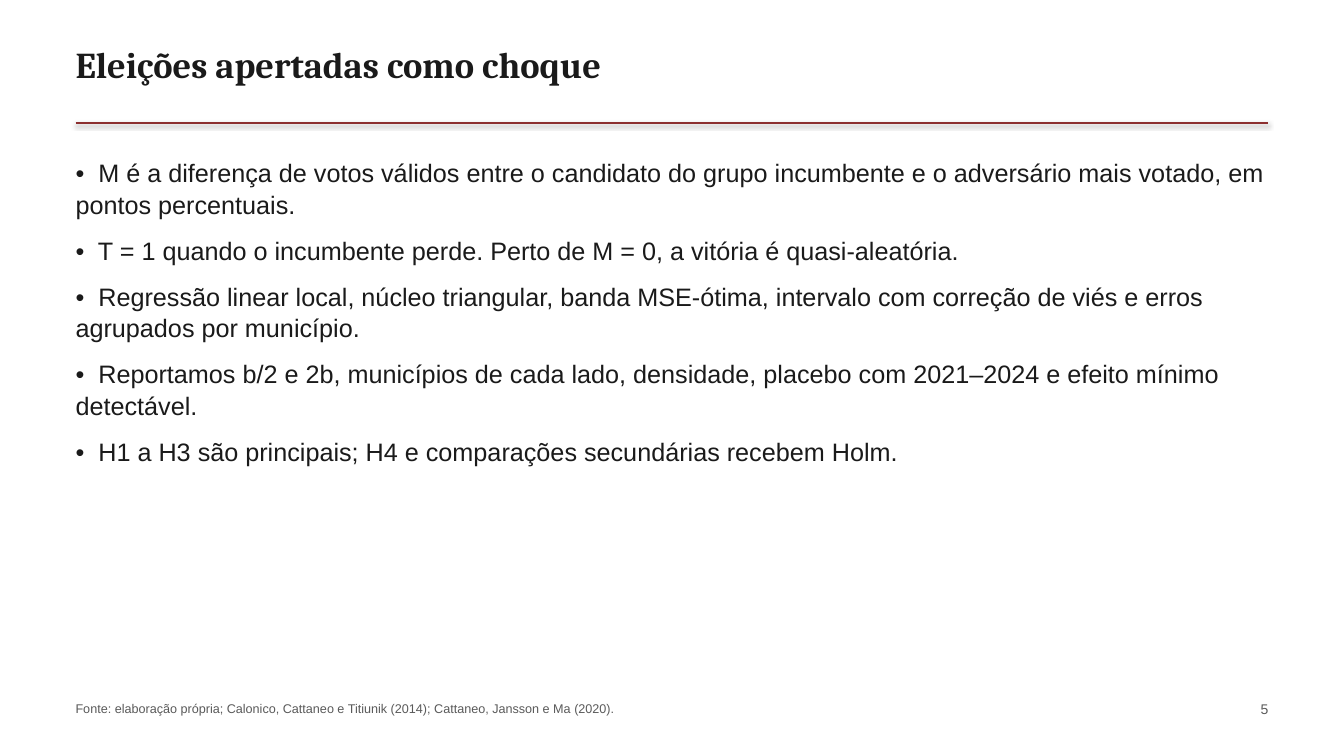
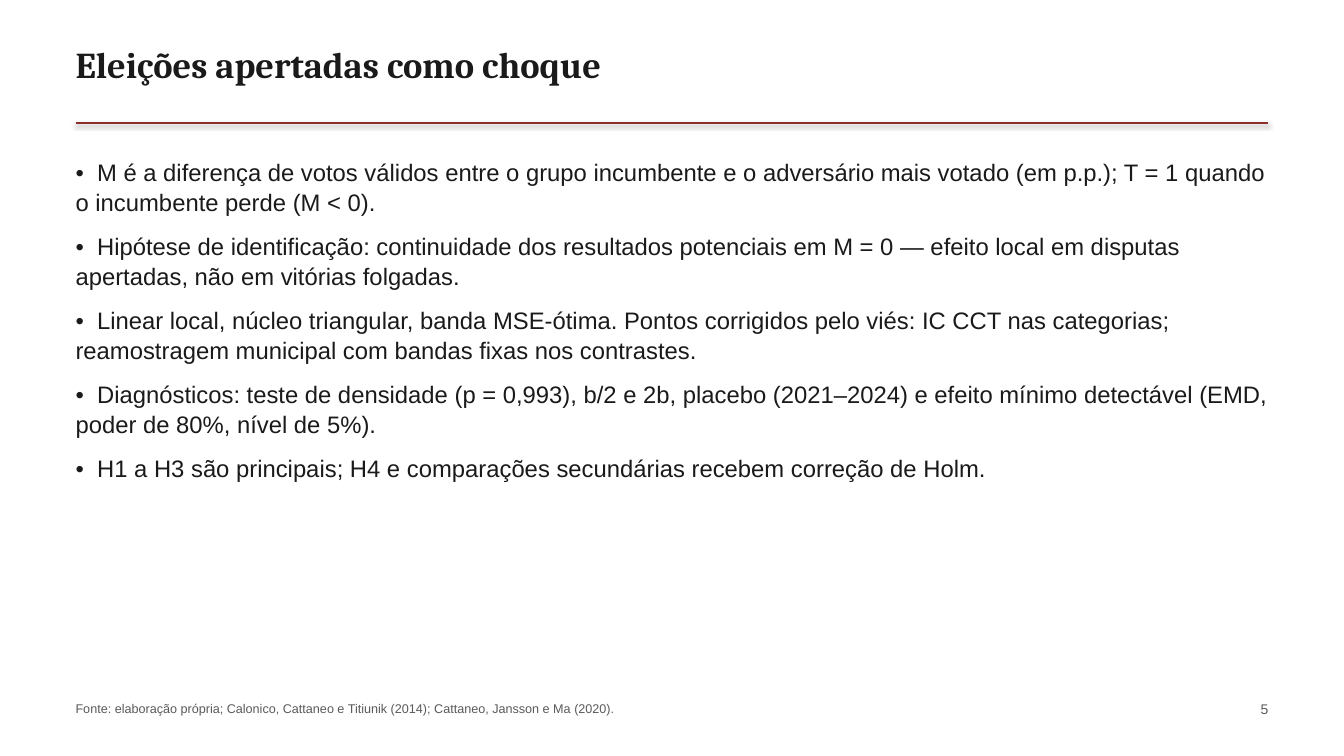
Before and after one commit to rafaelt0/redes-economicas-e-sociais-2, a slide deck: slide 5 of output/deck.pptx. Drawn at 1344x756 pixels with LibreOffice and Linux fonts; fonts in the diff are those of the drawing. Boxes give left, top, right and bottom in pixels: in the first picture for what was removed or moved away, otherwise in the second. Text is boxed around its words. In the diff, an @@ line names an element or a change of style, - is before the commit and + after.

```diff
--- a/output/deck.pptx
+++ b/output/deck.pptx
@@ text at <box>76,163,1267,482</box>: text changed; size 18 to 17 pt @@
-• M é a diferença de votos válidos entre o candidato do grupo incumbente e o adversário mais votado, em pontos percentuais.
-• T = 1 quando o incumbente perde. Perto de M = 0, a vitória é quasi-aleatória.
-• Regressão linear local, núcleo triangular, banda MSE-ótima, intervalo com correção de viés e erros agrupados por município.
-• Reportamos b/2 e 2b, municípios de cada lado, densidade, placebo com 2021–2024 e efeito mínimo detectável.
-• H1 a H3 são principais; H4 e comparações secundárias recebem Holm.
+• M é a diferença de votos válidos entre o grupo incumbente e o adversário mais votado (em p.p.); T = 1 quando o incumbente perde (M < 0).
+• Hipótese de identificação: continuidade dos resultados potenciais em M = 0 — efeito local em disputas apertadas, não em vitórias folgadas.
+• Linear local, núcleo triangular, banda MSE-ótima. Pontos corrigidos pelo viés: IC CCT nas categorias; reamostragem municipal com bandas fixas nos contrastes.
+• Diagnósticos: teste de densidade (p = 0,993), b/2 e 2b, placebo (2021–2024) e efeito mínimo detectável (EMD, poder de 80%, nível de 5%).
+• H1 a H3 são principais; H4 e comparações secundárias recebem correção de Holm.
```
Also in this commit, not shown: 11 other slides changed, 16 other files.
